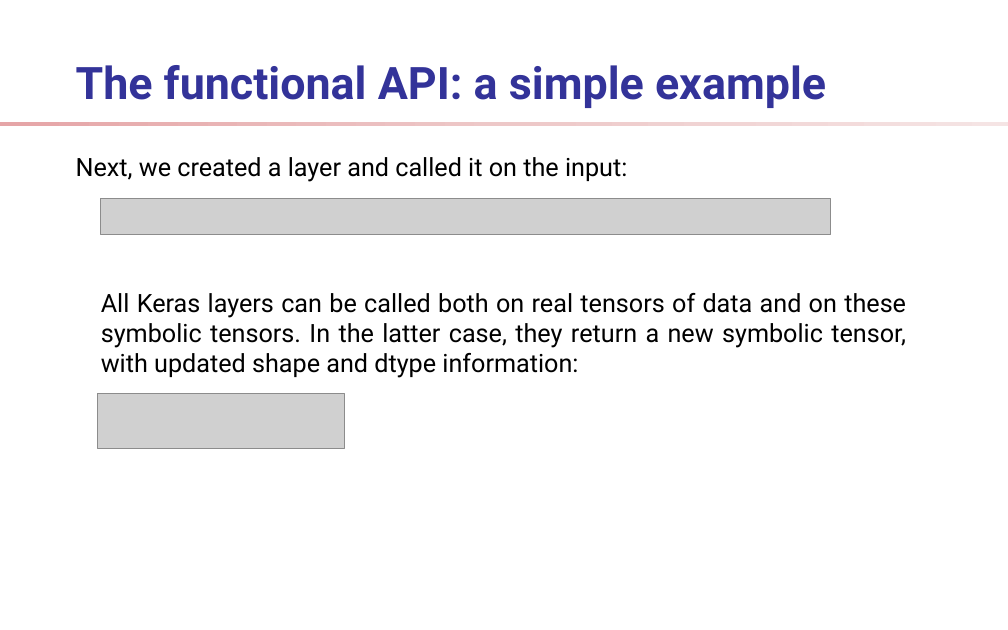
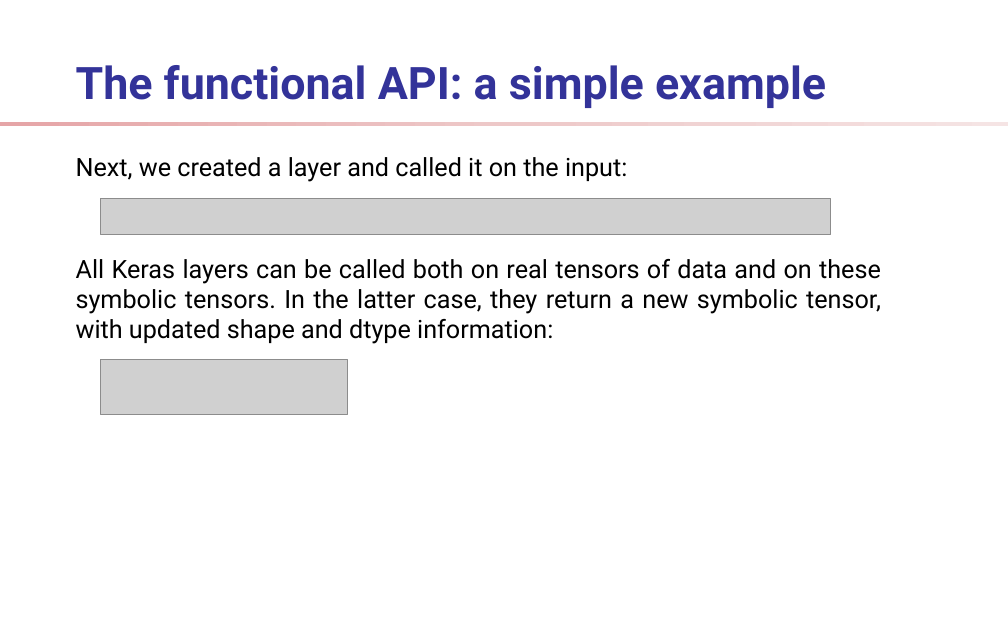
Before and after one commit to ShelpAm/learn-deep-learning, a slide deck: slide 18 of docs/presentation.odp. Drawn at 1008x630 pixels with LibreOffice and Linux fonts; fonts in the diff are those of the drawing; grey boxes stand for pictures; background and template pictures are left out. Boxes give left, top, right and bottom in pixels: in the first picture for what was removed or moved away, otherwise in the second. Text is boxed around its words. In the diff, an @@ line names an element or a change of style, - is before the commit and + after.

```diff
--- a/docs/presentation.odp
+++ b/docs/presentation.odp
@@ text "All Keras layers can be ..." moved from (x1=101, y1=293, x2=906, y2=378) to (x1=76, y1=259, x2=881, y2=344) @@
@@ picture moved from (x1=98, y1=394, x2=345, y2=449) to (x1=101, y1=360, x2=348, y2=414) @@
```
Also in this commit, not shown: 23 other slides changed, 33 slides added, 2 slides removed, 29 other files.
